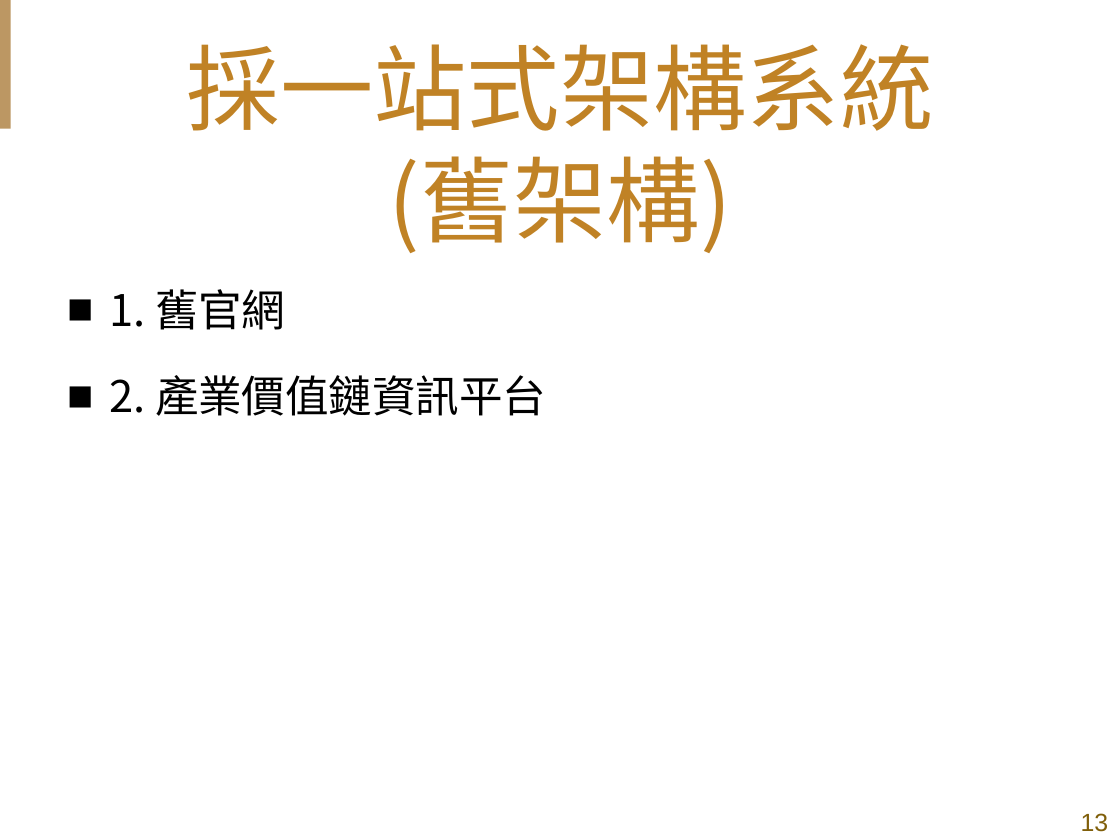
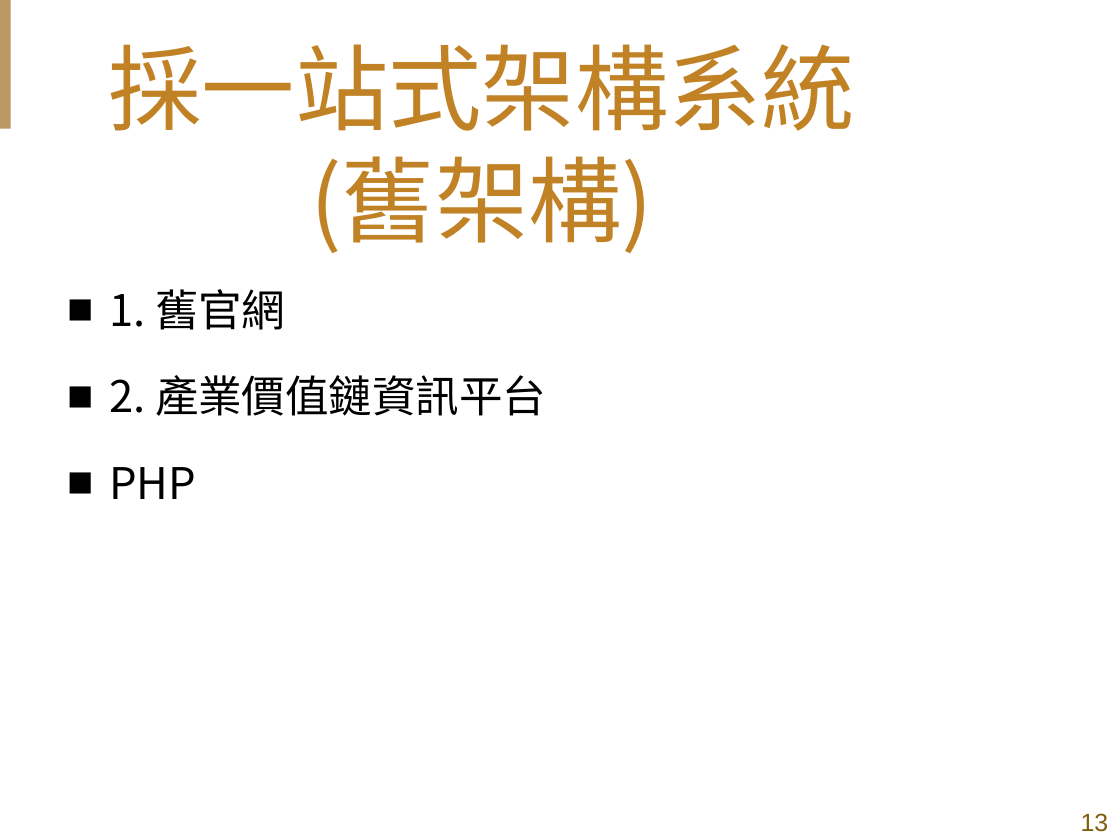
Before and after one commit to shih33/java_atguigu, a slide deck: slide 13 of 期末報告/期末簡報_施詠舜.pptx. Drawn at 1120x840 pixels with LibreOffice and Linux fonts; fonts in the diff are those of the drawing; background and template pictures are left out. Boxes give left, top, right and bottom in pixels: in the first picture for what was removed or moved away, otherwise in the second. Text is boxed around its words. In the diff, an @@ line names an element or a change of style, - is before the commit and + after.

```diff
--- a/期末報告/期末簡報_施詠舜.pptx
+++ b/期末報告/期末簡報_施詠舜.pptx
@@ title "採一站式架構系統 (舊架構)": place and size @@
-title "採一站式架構系統 (舊架構)" at (187,44,934,253)
+title "採一站式架構系統 (舊架構)" at (109,44,856,253)
@@ text at (109,467,196,499): paragraph added @@
+■ PHP
```
Also in this commit, not shown: 10 other slides changed, 2 slides added, 1 other file.
